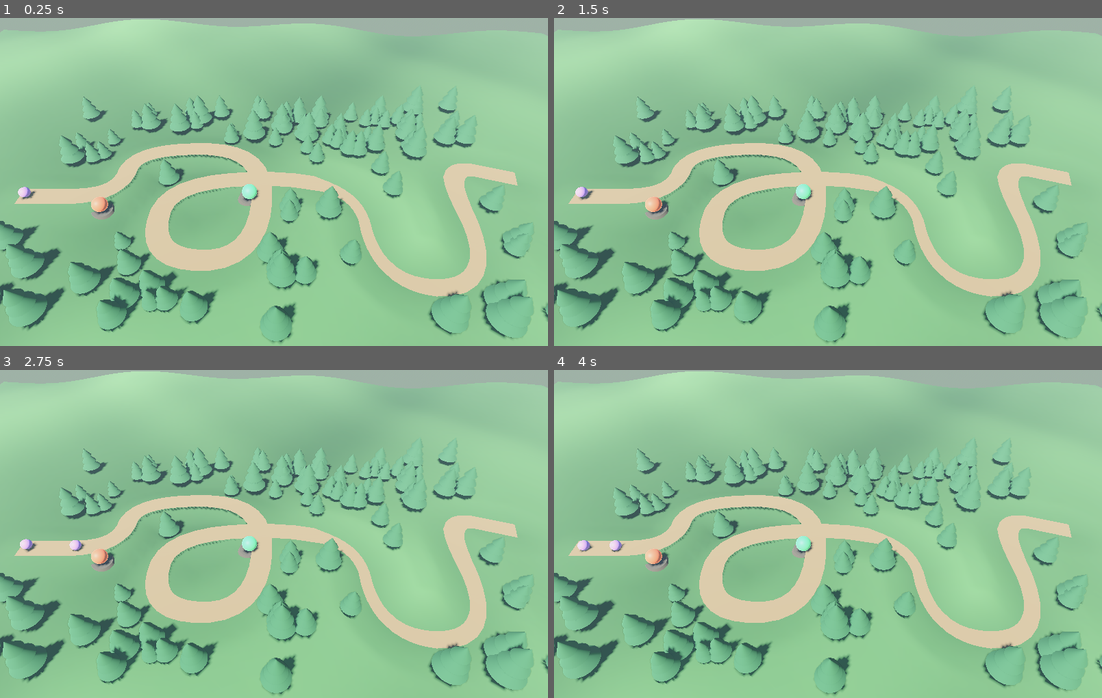
Above: before the commit, frames 1-4 (two rows, left to right).
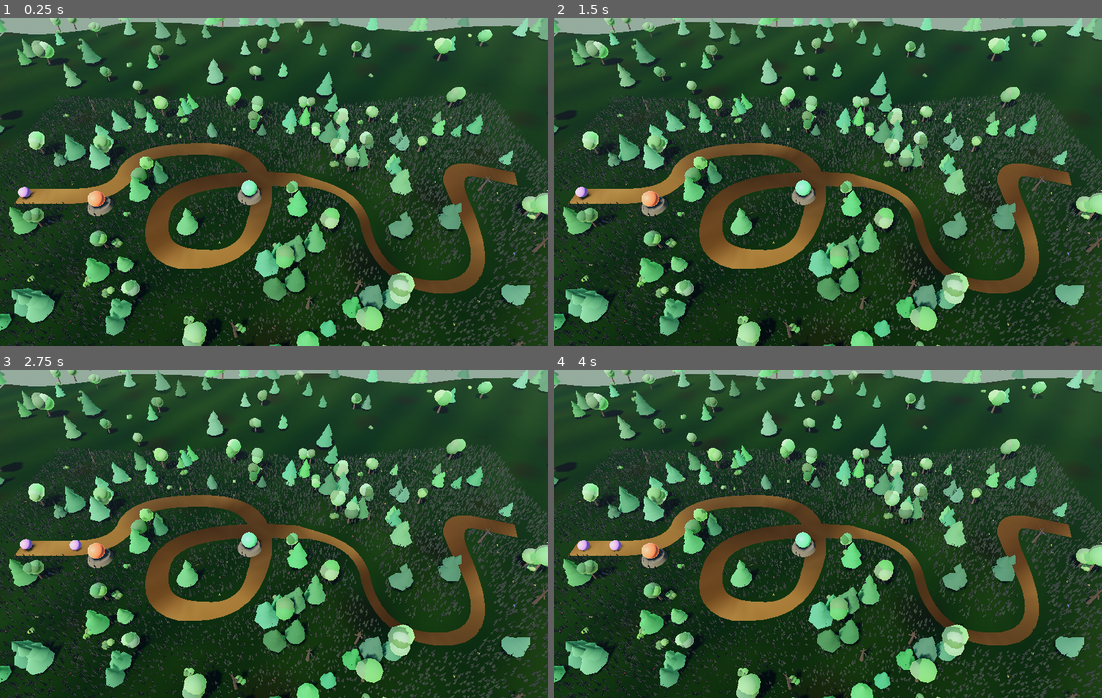
Above: after the commit, the same moments.

Repository: fritzscheyannick66-sketch/pocketbeast
Game: Godot game, scene res://scenes/welt.tscn
Two runs of this game, one before a commit and one after it. Both use one fixed random seed, a clock stepped at 60 frames per second and the inputs below.
Inputs:
- Up to frame 1 (0.25 s): no input
- Up to frame 2 (1.5 s): no input
- Up to frame 3 (2.75 s): no input
- Up to frame 4 (4 s): no input

The runs differ from the first frame. In frame 1, 95% of the frame differs, in the area x 0-100%, y 0-100%; in frame 2, 95%; in frame 3, 95%; in frame 4, 95%.

Commit message:
3D-Optik: lebendige Landschaft statt gleichförmigem Bewuchs
Vorher standen 90 identische Nadelbäume auf einer blassgrünen Fläche.
Jetzt:

- vier Pflanzenarten, jede mit eigenen Proportionen, Farbton und Neigung
- Bodenschicht aus Gras, Steinen und Blumen als MultiMesh
- Waldsaum über das Spielfeld hinaus, kein abrupter Bewuchsrand
- Bodenfarbe aus überlagerten Flecken statt reiner Höhenmischung
- Weg mit staubigen und feuchten Stellen statt einfarbigem Band

Vier Fehler, die den künstlichen Eindruck ausmachten:

Vertexfarben liest Godot als Linearwerte. Als sRGB geschriebene Farben
kamen stark aufgehellt heraus — das war der milchige Schleier über der
ganzen Szene, und keine der Licht- und Nebeleinstellungen half dagegen.

Höhen-Nebel greift nach unten: fog_height = 6.0 legte Nebel über alles
unterhalb sechs Einheiten, also über das gesamte Gelände.

Die Streifenbänder am Horizont hatten zwei getrennte Ursachen, die im
Bild gleich aussahen: eine zu weit gespannte Schattenkarte und ein
Farbrauschen, das in der Ferne unter die Pixelauflösung fiel.

Der erste Anlauf beim Waldsaum war ein Rückschritt: dieselbe Zahl
Pflanzen über die sechsfache Fläche ließ das Spielfeld kahl zurück.
Kern und Rand werden jetzt getrennt bepflanzt.

Gemessen mit Godot 4.7.2: durchgehend 60 Bilder je Sekunde. Das ist der
Deckel der Anzeige; die Reserve darüber ließ sich nicht ermitteln, weil
sich VSync auf diesem Mac nicht abschalten lässt.

Co-Authored-By: Claude Opus 5 <noreply@anthropic.com>

Diff:
--- a/godot-3d/scripts/gelaende.gd
+++ b/godot-3d/scripts/gelaende.gd
@@ -21,9 +21,11 @@
 ## Höhe des Bodens an einer Stelle. Zwei überlagerte Wellen unterschiedlicher
 ## Frequenz ergeben ein unregelmäßiges Relief, ohne dass Rauschdaten nötig sind.
 static func hoehe_bei(x: float, z: float, weg_naehe: float) -> float:
-	var h := sin(x * 0.23) * cos(z * 0.19) * 0.55
-	h += sin(x * 0.07 + z * 0.11) * 0.9
-	h += cos(x * 0.41 + 1.7) * sin(z * 0.37) * 0.18
+	var h := sin(x * 0.231) * cos(z * 0.187) * 0.50
+	h += sin(x * 0.073 + z * 0.109) * 0.62
+	h += sin(x * 0.041 - z * 0.137 + 2.3) * 0.55
+	h += cos(x * 0.409 + 1.7) * sin(z * 0.371) * 0.16
+	h += sin(x * 0.617 + z * 0.443 - 0.8) * 0.07
 	# In Wegnähe abflachen: sonst läge die Route mal im Hügel, mal in der Luft.
 	var flach: float = clampf(weg_naehe / 3.0, 0.0, 1.0)
 	return h * flach
@@ -73,12 +75,47 @@
 
 
 static func _dreieck(st: SurfaceTool, a: Vector3, b: Vector3, c: Vector3) -> void:
-	# Farbe je Scheitel: höhere Stellen heller, als läge dort mehr Licht.
 	for p in [a, b, c]:
-		var t: float = clampf(p.y * 0.35 + 0.5, 0.0, 1.0)
-		st.set_color(Color(0.20, 0.34, 0.20).lerp(Color(0.36, 0.55, 0.31), t))
+		st.set_color(farbe_bei(p).srgb_to_linear())
 		st.set_uv(Vector2(p.x * 0.25, p.z * 0.25))
 		st.add_vertex(p)
+
+
+## Bodenfarbe an einer Stelle.
+##
+## Erste Fassung mischte nur nach Höhe — und weil das Gelände flach ist, kam
+## überall fast derselbe Ton heraus: eine einheitlich blassgrüne Fläche, die
+## wie Plastikfolie aussah. Jetzt überlagern sich drei Dinge:
+## Wiesenton, trockene Stellen und nackte Erde, jedes mit eigener Wellenlänge.
+static func farbe_bei(p: Vector3) -> Color:
+	var wiese := Color(0.22, 0.36, 0.19)
+	var satt := Color(0.15, 0.30, 0.14)
+	var trocken := Color(0.42, 0.44, 0.24)
+	var erde := Color(0.29, 0.25, 0.19)
+
+	# grobe Flecken: wo die Wiese satt steht und wo sie ausdünnt.
+	# Drei Frequenzen ohne einfaches Verhältnis — eine einzelne Welle malte
+	# regelmäßige Diagonalstreifen quer über die Wiese.
+	var g := sin(p.x * 0.131 + 2.1) * cos(p.z * 0.107 - 0.7)
+	g += sin(p.x * 0.313 - p.z * 0.271 + 1.4) * 0.55
+	g += cos(p.x * 0.077 + p.z * 0.223 - 2.6) * 0.40
+	g /= 1.95
+	var c := wiese.lerp(satt, clampf(g * 0.5 + 0.5, 0.0, 1.0))
+
+	# trockene Kuppen: höhere Stellen bekommen Sonne ab
+	var h: float = clampf(p.y * 0.42 + 0.5, 0.0, 1.0)
+	c = c.lerp(trocken, h * 0.35)
+
+	# vereinzelt durchscheinende Erde, kleinteiliger als die Flecken
+	var e := sin(p.x * 0.471 - 1.3) * sin(p.z * 0.533 + 0.9) * cos(p.x * 0.191 + p.z * 0.227)
+	c = c.lerp(erde, clampf(e * 1.6 - 0.60, 0.0, 1.0) * 0.60)
+
+	# Ein feines Rauschen stand hier einmal, um große Farbfelder aufzubrechen.
+	# Bei rund zwei Einheiten Wellenlänge fiel es in der Ferne unter die
+	# Pixelauflösung und erzeugte Moiré — Streifenbänder bis zum Horizont.
+	# Die Kleinteiligkeit übernimmt jetzt das Gras, das ohnehin darüber steht.
+	var f := sin(p.x * 0.83 + p.z * 0.61) * 0.018
+	return Color(clampf(c.r + f, 0, 1), clampf(c.g + f, 0, 1), clampf(c.b + f, 0, 1))
 
 
 static func _abstand_zum_weg(p: Vector3, weg: PackedVector3Array) -> float:
--- /dev/null
+++ b/godot-3d/scripts/pflanzen.gd
@@ -0,0 +1,318 @@
+extends RefCounted
+##
+## Bewuchs: Bäume, Büsche, Gras, Steine und Blumen.
+##
+## Das Vorgängergerüst setzte 90 gleiche Nadelbäume — dieselbe Form, dieselbe
+## Farbe, nur die Höhe schwankte. Genau das lässt eine Szene künstlich wirken:
+## In der Natur gleicht kein Baum dem anderen.
+##
+## Deshalb bekommt hier jede Pflanze eigene Proportionen, einen eigenen
+## Farbton, eine leichte Neigung und eine zufällige Drehung. Dazu kommen vier
+## verschiedene Arten und eine Bodenschicht aus Gras, Steinen und Blumen.
+##
+## Kleinteiliges (Gras, Steine, Blumen) läuft über MultiMesh: Tausende Halme
+## als einzelne Knoten würden die Bildrate ruinieren, als MultiMesh kosten sie
+## einen einzigen Zeichenaufruf.
+##
+
+const Gelaende = preload("res://scripts/gelaende.gd")
+
+
+## Erzeugt ein Material mit leicht verschobenem Farbton.
+## Selbst geringe Streuung nimmt einer Fläche das Fabrikmäßige.
+static func _blatt_material(grund: Color, rnd: RandomNumberGenerator) -> StandardMaterial3D:
+	var m := StandardMaterial3D.new()
+	var h := grund.h + rnd.randf_range(-0.035, 0.035)
+	var s := clampf(grund.s + rnd.randf_range(-0.12, 0.12), 0.0, 1.0)
+	var v := clampf(grund.v + rnd.randf_range(-0.14, 0.14), 0.0, 1.0)
+	m.albedo_color = Color.from_hsv(h, s, v)
+	m.roughness = rnd.randf_range(0.80, 0.98)
+	# Etwas Lichtdurchlass: Laub ist nicht undurchsichtig, sondern glimmt
+	# an den Rändern, wenn die Sonne dahintersteht.
+	m.rim_enabled = true
+	m.rim = rnd.randf_range(0.25, 0.55)
+	m.rim_tint = 0.6
+	return m
+
+
+static func _holz_material(rnd: RandomNumberGenerator) -> StandardMaterial3D:
+	var m := StandardMaterial3D.new()
+	m.albedo_color = Color.from_hsv(
+		rnd.randf_range(0.06, 0.10),
+		rnd.randf_range(0.35, 0.55),
+		rnd.randf_range(0.16, 0.30))
+	m.roughness = 1.0
+	return m
+
+
+## Nadelbaum: mehrere Kranzlagen, nach oben schmaler, mit leichtem Versatz je
+## Lage — dadurch steht er nie perfekt gerade übereinander.
+static func nadelbaum(rnd: RandomNumberGenerator, hoehe: float) -> Node3D:
+	var baum := Node3D.new()
+	var holz := _holz_material(rnd)
+	var laub := _blatt_material(Color(0.19, 0.40, 0.24), rnd)
+
+	var stamm := MeshInstance3D.new()
+	var zyl := CylinderMesh.new()
+	zyl.top_radius = 0.05 * hoehe / 2.4
+	zyl.bottom_radius = 0.11 * hoehe / 2.4
+	zyl.height = hoehe * 0.40
+	zyl.radial_segments = 6
+	stamm.mesh = zyl
+	stamm.material_override = holz
+	stamm.position.y = hoehe * 0.20
+	baum.add_child(stamm)
+
+	var lagen := rnd.randi_range(3, 5)
+	for i in range(lagen):
+		var k := float(i) / float(lagen - 1)
+		var kegel := MeshInstance3D.new()
+		var km := CylinderMesh.new()
+		km.top_radius = 0.0
+		km.bottom_radius = (0.92 - k * 0.55) * (hoehe / 2.6) * rnd.randf_range(0.9, 1.1)
+		km.height = (1.15 - k * 0.35) * (hoehe / 2.6)
+		km.radial_segments = rnd.randi_range(6, 9)
+		kegel.mesh = km
+		kegel.material_override = laub
+		kegel.position = Vector3(
+			rnd.randf_range(-0.06, 0.06) * hoehe,
+			hoehe * (0.36 + k * 0.52),
+			rnd.randf_range(-0.06, 0.06) * hoehe)
+		kegel.rotation.y = rnd.randf() * TAU
+		baum.add_child(kegel)
+	return baum
+
+
+## Laubbaum: Krone aus mehreren überlappenden Ballen, von dunkel-hinten nach
+## hell-vorne. Ein einzelner Kugelkopf sähe nach Lutscher aus.
+static func laubbaum(rnd: RandomNumberGenerator, hoehe: float) -> Node3D:
+	var baum := Node3D.new()
+	var holz := _holz_material(rnd)
+	var grund := Color(0.24, 0.46, 0.22)
+
+	var stamm := MeshInstance3D.new()
+	var zyl := CylinderMesh.new()
+	zyl.top_radius = 0.07 * hoehe / 2.4
+	zyl.bottom_radius = 0.15 * hoehe / 2.4
+	zyl.height = hoehe * 0.55
+	zyl.radial_segments = 6
+	stamm.mesh = zyl
+	stamm.material_override = holz
+	stamm.position.y = hoehe * 0.275
+	# leichte Neigung des Stamms
+	stamm.rotation = Vector3(rnd.randf_range(-0.06, 0.06), 0, rnd.randf_range(-0.06, 0.06))
+	baum.add_child(stamm)
+
+	var ballen := rnd.randi_range(4, 7)
+	for i in range(ballen):
+		var kugel := MeshInstance3D.new()
+		var sm := SphereMesh.new()
+		var r := (0.42 + rnd.randf() * 0.34) * hoehe / 2.2
+		sm.radius = r
+		sm.height = r * 2.0
+		sm.radial_segments = 10
+		sm.rings = 6
+		kugel.mesh = sm
+		# vordere Ballen heller — das erzeugt Tiefe in der Krone
+		var vorn := rnd.randf()
+		var c := grund.lightened(vorn * 0.22).darkened((1.0 - vorn) * 0.18)
+		kugel.material_override = _blatt_material(c, rnd)
+		var winkel := rnd.randf() * TAU
+		var weite := rnd.randf() * 0.42 * hoehe / 2.2
+		kugel.position = Vector3(
+			cos(winkel) * weite,
+			hoehe * rnd.randf_range(0.62, 0.92),
+			sin(winkel) * weite)
+		baum.add_child(kugel)
+	return baum
+
+
+## Busch: gedrungen, mehrere kleine Ballen dicht über dem Boden.
+static func busch(rnd: RandomNumberGenerator, hoehe: float) -> Node3D:
+	var b := Node3D.new()
+	var n := rnd.randi_range(3, 5)
+	for i in range(n):
+		var kugel := MeshInstance3D.new()
+		var sm := SphereMesh.new()
+		var r := hoehe * rnd.randf_range(0.28, 0.46)
+		sm.radius = r
+		sm.height = r * 1.7
+		sm.radial_segments = 8
+		sm.rings = 5
+		kugel.mesh = sm
+		kugel.material_override = _blatt_material(Color(0.26, 0.42, 0.20), rnd)
+		var winkel := rnd.randf() * TAU
+		kugel.position = Vector3(
+			cos(winkel) * hoehe * 0.28,
+			r * 0.75,
+			sin(winkel) * hoehe * 0.28)
+		b.add_child(kugel)
+	return b
+
+
+## Toter Baum: kahler Stamm mit wenigen Ästen. Bringt Abwechslung in eine
+## Fläche, die sonst nur aus Grün besteht.
+static func totholz(rnd: RandomNumberGenerator, hoehe: float) -> Node3D:
+	var b := Node3D.new()
+	var holz := _holz_material(rnd)
+	holz.albedo_color = holz.albedo_color.darkened(0.25)
+
+	var stamm := MeshInstance3D.new()
+	var zyl := CylinderMesh.new()
+	zyl.top_radius = 0.04
+	zyl.bottom_radius = 0.13
+	zyl.height = hoehe
+	zyl.radial_segments = 6
+	stamm.mesh = zyl
+	stamm.material_override = holz
+	stamm.position.y = hoehe * 0.5
+	b.add_child(stamm)
+
+	for i in range(rnd.randi_range(2, 4)):
+		var ast := MeshInstance3D.new()
+		var am := CylinderMesh.new()
+		am.top_radius = 0.02
+		am.bottom_radius = 0.05
+		am.height = hoehe * rnd.randf_range(0.25, 0.45)
+		am.radial_segments = 5
+		ast.mesh = am
+		ast.material_override = holz
+		var h := hoehe * rnd.randf_range(0.45, 0.85)
+		ast.position.y = h
+		ast.rotation = Vector3(
+			rnd.randf_range(0.5, 1.1),
+			rnd.randf() * TAU,
+			0.0)
+		b.add_child(ast)
+	return b
+
+
+## Bodenschicht aus Grasbüscheln als MultiMesh.
+## Jeder Büschel besteht aus drei gekreuzten Flächen — von schräg oben liest
+## sich das als Halm, kostet aber fast nichts.
+static func grasfeld(rnd: RandomNumberGenerator, plaetze: Array) -> MultiMeshInstance3D:
+	var halm := _kreuzflaeche(0.075, 0.38)
+	var mm := MultiMesh.new()
+	mm.transform_format = MultiMesh.TRANSFORM_3D
+	mm.use_colors = true
+	mm.mesh = halm
+	mm.instance_count = plaetze.size()
+
+	for i in range(plaetze.size()):
+		var p: Vector3 = plaetze[i]
+		var t := Transform3D()
+		var hoch := rnd.randf_range(0.7, 1.5)
+		t = t.scaled(Vector3(rnd.randf_range(0.8, 1.3), hoch, rnd.randf_range(0.8, 1.3)))
+		t = t.rotated(Vector3.UP, rnd.randf() * TAU)
+		t.origin = p
+		mm.set_instance_transform(i, t)
+		# Farbstreuung: gleichmäßig grüner Teppich wirkt gemalt
+		# eng um den Ton des Bodens; große Streuung ließ das Feld gesprenkelt wirken
+		mm.set_instance_color(i, Color.from_hsv(
+			rnd.randf_range(0.25, 0.29),
+			rnd.randf_range(0.34, 0.52),
+			rnd.randf_range(0.24, 0.40)).srgb_to_linear())
+
+	var mmi := MultiMeshInstance3D.new()
+	mmi.multimesh = mm
+	var mat := StandardMaterial3D.new()
+	mat.vertex_color_use_as_albedo = true
+	mat.roughness = 1.0
+	# Beidseitig, weil Kreuzflächen sonst von hinten verschwinden
+	mat.cull_mode = BaseMaterial3D.CULL_DISABLED
+	mat.transparency = BaseMaterial3D.TRANSPARENCY_ALPHA_SCISSOR
+	mmi.material_override = mat
+	mmi.cast_shadow = GeometryInstance3D.SHADOW_CASTING_SETTING_OFF
+	return mmi
+
+
+## Steine als MultiMesh: unregelmäßig skalierte Kugeln mit wenigen Segmenten,
+## dadurch kantig statt perfekt rund.
+static func steinfeld(rnd: RandomNumberGenerator, plaetze: Array) -> MultiMeshInstance3D:
+	var sm := SphereMesh.new()
+	sm.radius = 0.15
+	sm.height = 0.20
+	sm.radial_segments = 6
+	sm.rings = 3
+
+	var mm := MultiMesh.new()
+	mm.transform_format = MultiMesh.TRANSFORM_3D
+	mm.use_colors = true
+	mm.mesh = sm
+	mm.instance_count = plaetze.size()
+	for i in range(plaetze.size()):
+		var p: Vector3 = plaetze[i]
+		var t := Transform3D()
+		t = t.scaled(Vector3(
+			rnd.randf_range(0.5, 1.2),
+			rnd.randf_range(0.3, 0.7),
+			rnd.randf_range(0.5, 1.2)))
+		t = t.rotated(Vector3.UP, rnd.randf() * TAU)
+		# etwas eingesunken — ein Stein liegt im Boden, nicht darauf
+		t.origin = p - Vector3(0, 0.05, 0)
+		mm.set_instance_transform(i, t)
+		# gedämpft: bei 0,28–0,52 leuchteten sie in der Sonne fast weiß aus
+		var grau := rnd.randf_range(0.16, 0.31)
+		mm.set_instance_color(i, Color(grau, grau * 0.97, grau * 0.90).srgb_to_linear())
+
+	var mmi := MultiMeshInstance3D.new()
+	mmi.multimesh = mm
+	var mat := StandardMaterial3D.new()
+	mat.vertex_color_use_as_albedo = true
+	mat.roughness = 0.95
+	mmi.material_override = mat
+	return mmi
+
+
+## Blumen: kleine farbige Tupfen. Wenige genügen — sie setzen Akzente in einer
+## sonst durchgehend grünen Fläche.
+static func blumenfeld(rnd: RandomNumberGenerator, plaetze: Array) -> MultiMeshInstance3D:
+	var mesh := _kreuzflaeche(0.1, 0.14)
+	var mm := MultiMesh.new()
+	mm.transform_format = MultiMesh.TRANSFORM_3D
+	mm.use_colors = true
+	mm.mesh = mesh
+	mm.instance_count = plaetze.size()
+	var toene := [
+		Color(0.90, 0.76, 0.34), Color(0.84, 0.48, 0.60),
+		Color(0.62, 0.58, 0.86), Color(0.88, 0.82, 0.56),
+	]
+	for i in range(plaetze.size()):
+		var p: Vector3 = plaetze[i]
+		var t := Transform3D()
+		t = t.rotated(Vector3.UP, rnd.randf() * TAU)
+		t.origin = p + Vector3(0, 0.12, 0)
+		mm.set_instance_transform(i, t)
+		mm.set_instance_color(i, toene[rnd.randi() % toene.size()].srgb_to_linear())
+
+	var mmi := MultiMeshInstance3D.new()
+	mmi.multimesh = mm
+	var mat := StandardMaterial3D.new()
+	mat.vertex_color_use_as_albedo = true
+	mat.roughness = 0.9
+	mat.cull_mode = BaseMaterial3D.CULL_DISABLED
+	mmi.material_override = mat
+	mmi.cast_shadow = GeometryInstance3D.SHADOW_CASTING_SETTING_OFF
+	return mmi
+
+
+## Drei senkrecht gekreuzte Flächen — die übliche Art, Gras darzustellen,
+## ohne für jeden Halm Geometrie zu bauen.
+static func _kreuzflaeche(breite: float, hoehe: float) -> ArrayMesh:
+	var st := SurfaceTool.new()
+	st.begin(Mesh.PRIMITIVE_TRIANGLES)
+	# Zwei gekreuzte Dreiecke statt Rechtecke: unten breit, oben spitz. Als
+	# Rechteck lasen sich die Flächen als hingestreute Papierschnipsel, weil
+	# ihnen ohne Textur jede Halmform fehlte.
+	for n in range(2):
+		var winkel := float(n) * PI / 2.0
+		var dx := cos(winkel) * breite
+		var dz := sin(winkel) * breite
+		var a := Vector3(-dx, 0.0, -dz)
+		var b := Vector3(dx, 0.0, dz)
+		var spitze := Vector3(dx * 0.15, hoehe, dz * 0.15)
+		for p in [a, b, spitze]:
+			st.set_uv(Vector2(p.x, p.y))
+			st.add_vertex(p)
+	st.generate_normals()
+	return st.commit()
--- a/godot-3d/scripts/weg.gd
+++ b/godot-3d/scripts/weg.gd
@@ -90,8 +90,30 @@
 	]
 	for i in range(6):
 		st.set_uv(uvs[i])
-		st.set_color(Color(0.62, 0.49, 0.34))
+		st.set_color(farbe_bei(punkte[i]).srgb_to_linear())
 		st.add_vertex(punkte[i])
+
+
+## Farbe eines Punktes auf dem Weg.
+##
+## Ein einfarbiges Band liest sich als aufgeklebter Streifen. Ein getretener
+## Pfad ist stellenweise staubig ausgeblichen, in Senken feucht und dunkel.
+static func farbe_bei(p: Vector3) -> Color:
+	var erde := Color(0.46, 0.36, 0.25)
+	var staub := Color(0.72, 0.62, 0.46)
+	var feucht := Color(0.36, 0.29, 0.22)
+
+	# Wechsel über die Länge: mal staubig, mal festgetreten
+	var laengs := sin(p.x * 0.29 + p.z * 0.37) * 0.5 + 0.5
+	var c := erde.lerp(staub, laengs * 0.7 + 0.15)
+
+	# feuchte, dunklere Stellen in Senken
+	var senke := sin(p.x * 0.13 - p.z * 0.21 + 1.9)
+	c = c.lerp(feucht, clampf(senke * 1.3 - 0.45, 0.0, 1.0) * 0.55)
+
+	# grobe Körnung, gerade so fein, dass sie nicht zu Moiré führt
+	var korn := sin(p.x * 0.97 + p.z * 1.13) * 0.028
+	return Color(clampf(c.r + korn, 0, 1), clampf(c.g + korn, 0, 1), clampf(c.b + korn, 0, 1))
 
 
 ## Gesamtlänge der Strecke, für die Bewegung der Gegner.
--- a/godot-3d/scripts/welt.gd
+++ b/godot-3d/scripts/welt.gd
@@ -17,6 +17,7 @@
 # scheitern ließe.
 const Gelaende = preload("res://scripts/gelaende.gd")
 const Weg = preload("res://scripts/weg.gd")
+const Pflanzen = preload("res://scripts/pflanzen.gd")
 
 # Route des Grünpfads, in Kachelkoordinaten wie im Browserspiel
 const ROUTE := [
@@ -69,19 +70,33 @@
 	umgebung.sky = Sky.new()
 	umgebung.sky.sky_material = himmel
 	umgebung.ambient_light_source = Environment.AMBIENT_SOURCE_SKY
-	umgebung.ambient_light_sky_contribution = 0.75
-	umgebung.ambient_light_energy = 1.0
+	umgebung.ambient_light_sky_contribution = 0.55
+	umgebung.ambient_light_energy = 0.55
 	# Weiche Verdunklung in Ecken und Ritzen — lässt Objekte aufsitzen
 	umgebung.ssao_enabled = true
 	umgebung.ssao_radius = 1.4
-	umgebung.ssao_intensity = 1.6
+	umgebung.ssao_intensity = 2.2
 	umgebung.tonemap_mode = Environment.TONE_MAPPER_FILMIC
-	umgebung.tonemap_white = 1.4
+	umgebung.tonemap_white = 2.0
 	# leichter Dunst in der Ferne, wie die Luftperspektive im Browserspiel
 	umgebung.fog_enabled = true
-	umgebung.fog_light_color = Color(0.66, 0.74, 0.82)
+	umgebung.fog_light_color = Color(0.58, 0.66, 0.72)
 	umgebung.fog_sky_affect = 0.0
-	umgebung.fog_density = 0.0022
+	umgebung.fog_density = 0.0011
+	# Höhen-Dunst greift NACH UNTEN von fog_height aus. Bei 6,0 lag das ganze
+	# Gelände darunter und bekam den vollen Nebel ab — ein grauer Schleier über
+	# der Fläche statt Tiefe in der Ferne. Deshalb bleibt es beim reinen
+	# Entfernungsnebel.
+	umgebung.fog_height = 0.0
+	umgebung.fog_height_density = 0.0
+
+	# Nachbearbeitung: Sättigung und Kontrast anheben. Ohne das bleibt eine
+	# prozedural gebaute Szene blass — es fehlen die satten Stellen, die ein
+	# Foto hat.
+	umgebung.adjustment_enabled = true
+	umgebung.adjustment_saturation = 1.15
+	umgebung.adjustment_contrast = 1.10
+	umgebung.adjustment_brightness = 0.98
 
 	var we := WorldEnvironment.new()
 	we.environment = umgebung
@@ -91,11 +106,19 @@
 func _baue_licht() -> void:
 	var sonne := DirectionalLight3D.new()
 	sonne.rotation_degrees = Vector3(-52.0, -38.0, 0.0)
-	sonne.light_energy = 1.15
-	sonne.light_color = Color(1.0, 0.96, 0.88)
+	sonne.light_energy = 1.55
+	sonne.light_color = Color(1.0, 0.94, 0.82)
 	sonne.shadow_enabled = true
-	sonne.directional_shadow_max_distance = 90.0
-	sonne.shadow_bias = 0.04
+	# Die Schattenkarte über 90 Einheiten zu spannen machte sie in der Ferne so
+	# grob, dass sich das Gelände in regelmäßigen Bändern selbst beschattete
+	# (Schattenakne). Kürzere Reichweite plus Normalenversatz nimmt das heraus.
+	sonne.directional_shadow_max_distance = 55.0
+	sonne.directional_shadow_split_1 = 0.10
+	sonne.directional_shadow_split_2 = 0.28
+	sonne.directional_shadow_split_3 = 0.60
+	sonne.directional_shadow_blend_splits = true
+	sonne.shadow_bias = 0.06
+	sonne.shadow_normal_bias = 2.5
 	add_child(sonne)
 
 
@@ -135,61 +158,134 @@
 	add_child(pfad)
 
 
-## Bäume aus Grundkörpern. Prozedural wie im Browserspiel — keine Modelldateien,
-## damit das Projekt eine einzelne Quelle bleibt.
+## Bewuchs.
+##
+## Statt 90 gleicher Nadelbäume stehen hier vier Arten in wechselnden Größen,
+## Farbtönen und Neigungen, dazu eine Bodenschicht aus Gras, Steinen und
+## Blumen. Die Verteilung folgt Ballungen: Ein Wald hat dichte Stellen und
+## Lichtungen, keine gleichmäßige Streuung.
 func _baue_bewuchs() -> void:
 	var rnd := RandomNumberGenerator.new()
 	rnd.seed = 20260826
-	var breite := Gelaende.SPALTEN * Gelaende.KACHEL
-	var tiefe := Gelaende.ZEILEN * Gelaende.KACHEL
-
-	var stamm_mat := StandardMaterial3D.new()
-	stamm_mat.albedo_color = Color(0.29, 0.20, 0.13)
-	stamm_mat.roughness = 1.0
-	var nadel_mat := StandardMaterial3D.new()
-	nadel_mat.albedo_color = Color(0.20, 0.42, 0.24)
-	nadel_mat.roughness = 0.9
+	var breite: float = Gelaende.SPALTEN * Gelaende.KACHEL
+	var tiefe: float = Gelaende.ZEILEN * Gelaende.KACHEL
+
+	# Ballungszentren, um die sich der Bewuchs sammelt
+	var zentren := []
+	for i in range(9):
+		zentren.append(Vector3(
+			rnd.randf_range(-breite * 0.55, breite * 0.55), 0.0,
+			rnd.randf_range(-tiefe * 0.55, tiefe * 0.55)))
+
+	var baeume := Node3D.new()
+	baeume.name = "Baeume"
+	add_child(baeume)
+
+	var gras_plaetze := []
+	var stein_plaetze := []
+	var blumen_plaetze := []
 
 	var gesetzt := 0
 	var versuche := 0
-	while gesetzt < 90 and versuche < 900:
+	# Kernbereich — das eigentliche Spielfeld. Hier bestimmt die Dichte, wie
+	# voll die Wiese wirkt; zu viel verdeckt den Weg.
+	while gesetzt < 150 and versuche < 4000:
 		versuche += 1
-		var x := rnd.randf_range(-breite * 0.5, breite * 0.5)
-		var z := rnd.randf_range(-tiefe * 0.5, tiefe * 0.5)
+		var x := rnd.randf_range(-breite * 0.62, breite * 0.62)
+		var z := rnd.randf_range(-tiefe * 0.62, tiefe * 0.62)
 		var p := Vector3(x, 0, z)
-		# Nicht auf den Weg pflanzen
-		var nah := 999.0
-		for i in range(weg_punkte.size() - 1):
-			nah = minf(nah, _abstand_strecke(p, weg_punkte[i], weg_punkte[i + 1]))
-		if nah < Weg.BREITE + 1.2:
+		var nah := _abstand_zum_weg(p)
+		if nah < Weg.BREITE + 1.0:
 			continue
+
+		# Dichte aus der Nähe zum nächsten Ballungszentrum
+		var d_zentrum := 999.0
+		for c in zentren:
+			d_zentrum = minf(d_zentrum, p.distance_to(c))
+		var dichte: float = clampf(1.0 - d_zentrum / 14.0, 0.0, 1.0)
+		if rnd.randf() > 0.18 + dichte * 0.82:
+			continue
+
 		gesetzt += 1
 		var y := Gelaende.hoehe_bei(x, z, nah)
-		var hoehe := rnd.randf_range(1.6, 3.2)
-		var baum := Node3D.new()
-		baum.position = Vector3(x, y, z)
-		# Stamm
-		var stamm := MeshInstance3D.new()
-		var zyl := CylinderMesh.new()
-		zyl.top_radius = 0.08
-		zyl.bottom_radius = 0.13
-		zyl.height = hoehe * 0.45
-		stamm.mesh = zyl
-		stamm.material_override = stamm_mat
-		stamm.position.y = hoehe * 0.225
-		baum.add_child(stamm)
-		# Krone aus drei Kegeln
-		for i in range(3):
-			var kegel := MeshInstance3D.new()
-			var km := CylinderMesh.new()
-			km.top_radius = 0.0
-			km.bottom_radius = (0.85 - i * 0.2) * (hoehe / 2.4)
-			km.height = (1.1 - i * 0.15) * (hoehe / 2.4)
-			kegel.mesh = km
-			kegel.material_override = nadel_mat
-			kegel.position.y = hoehe * (0.42 + i * 0.24)
-			baum.add_child(kegel)
-		add_child(baum)
+		var wahl := rnd.randf()
+		var pflanze: Node3D
+		if wahl < 0.46:
+			pflanze = Pflanzen.nadelbaum(rnd, rnd.randf_range(1.3, 2.6))
+		elif wahl < 0.74:
+			pflanze = Pflanzen.laubbaum(rnd, rnd.randf_range(1.2, 2.2))
+		elif wahl < 0.94:
+			pflanze = Pflanzen.busch(rnd, rnd.randf_range(0.35, 0.7))
+		else:
+			pflanze = Pflanzen.totholz(rnd, rnd.randf_range(1.1, 1.9))
+		pflanze.position = Vector3(x, y, z)
+		# Jede Pflanze eigene Drehung und leichte Neigung — nichts steht exakt
+		# senkrecht, das nimmt der Fläche das Aufgestellte.
+		pflanze.rotation = Vector3(
+			rnd.randf_range(-0.05, 0.05),
+			rnd.randf() * TAU,
+			rnd.randf_range(-0.05, 0.05))
+		baeume.add_child(pflanze)
+
+	# Randgürtel: außerhalb des Spielfelds, dichter Waldsaum. Ohne ihn endete
+	# der Bewuchs an einer geraden Linie, dahinter lag leerer Rasen bis zum
+	# Horizont — nichts verrät eine gebaute Szene schneller.
+	var rand_gesetzt := 0
+	var rand_versuche := 0
+	while rand_gesetzt < 420 and rand_versuche < 14000:
+		rand_versuche += 1
+		var x := rnd.randf_range(-breite * 1.55, breite * 1.55)
+		var z := rnd.randf_range(-tiefe * 1.9, tiefe * 1.9)
+		var draussen: float = maxf(absf(x) / (breite * 0.62), absf(z) / (tiefe * 0.62))
+		if draussen < 1.0:
+			continue   # Kern ist oben schon bepflanzt
+		# nach außen hin zuwachsend, mit Lücken für Lichtungen
+		var p_setz: float = clampf((draussen - 1.0) * 1.1 + 0.30, 0.0, 0.92)
+		if rnd.randf() > p_setz:
+			continue
+		rand_gesetzt += 1
+		var y := Gelaende.hoehe_bei(x, z, 99.0)
+		var w := rnd.randf()
+		var pf: Node3D
+		if w < 0.62:
+			pf = Pflanzen.nadelbaum(rnd, rnd.randf_range(1.6, 3.2))
+		elif w < 0.88:
+			pf = Pflanzen.laubbaum(rnd, rnd.randf_range(1.5, 2.6))
+		else:
+			pf = Pflanzen.busch(rnd, rnd.randf_range(0.4, 0.9))
+		pf.position = Vector3(x, y, z)
+		pf.rotation = Vector3(
+			rnd.randf_range(-0.05, 0.05), rnd.randf() * TAU, rnd.randf_range(-0.05, 0.05))
+		baeume.add_child(pf)
+
+	# Bodenschicht: dicht am Weg und in den Ballungen, dünn dazwischen
+	for i in range(16000):
+		var x := rnd.randf_range(-breite * 0.62, breite * 0.62)
+		var z := rnd.randf_range(-tiefe * 0.62, tiefe * 0.62)
+		var p := Vector3(x, 0, z)
+		var nah := _abstand_zum_weg(p)
+		if nah < Weg.BREITE + 0.15:
+			continue
+		var y := Gelaende.hoehe_bei(x, z, nah)
+		gras_plaetze.append(Vector3(x, y, z))
+		if rnd.randf() < 0.010:
+			stein_plaetze.append(Vector3(x, y, z))
+		if rnd.randf() < 0.012:
+			blumen_plaetze.append(Vector3(x, y, z))
+
+	add_child(Pflanzen.grasfeld(rnd, gras_plaetze))
+	add_child(Pflanzen.steinfeld(rnd, stein_plaetze))
+	add_child(Pflanzen.blumenfeld(rnd, blumen_plaetze))
+	print("Bewuchs: ", gesetzt, "+", rand_gesetzt, " Pflanzen, ", gras_plaetze.size(), " Gras, ",
+		stein_plaetze.size(), " Steine, ", blumen_plaetze.size(), " Blumen")
+
+
+## Kürzester Abstand eines Punktes zur Route.
+func _abstand_zum_weg(p: Vector3) -> float:
+	var nah := 999.0
+	for i in range(weg_punkte.size() - 1):
+		nah = minf(nah, _abstand_strecke(p, weg_punkte[i], weg_punkte[i + 1]))
+	return nah
 
 
 func _setze_turm(pos: Vector3, farbe: Color, reichweite: float, takt: float, schaden: float) -> void:
